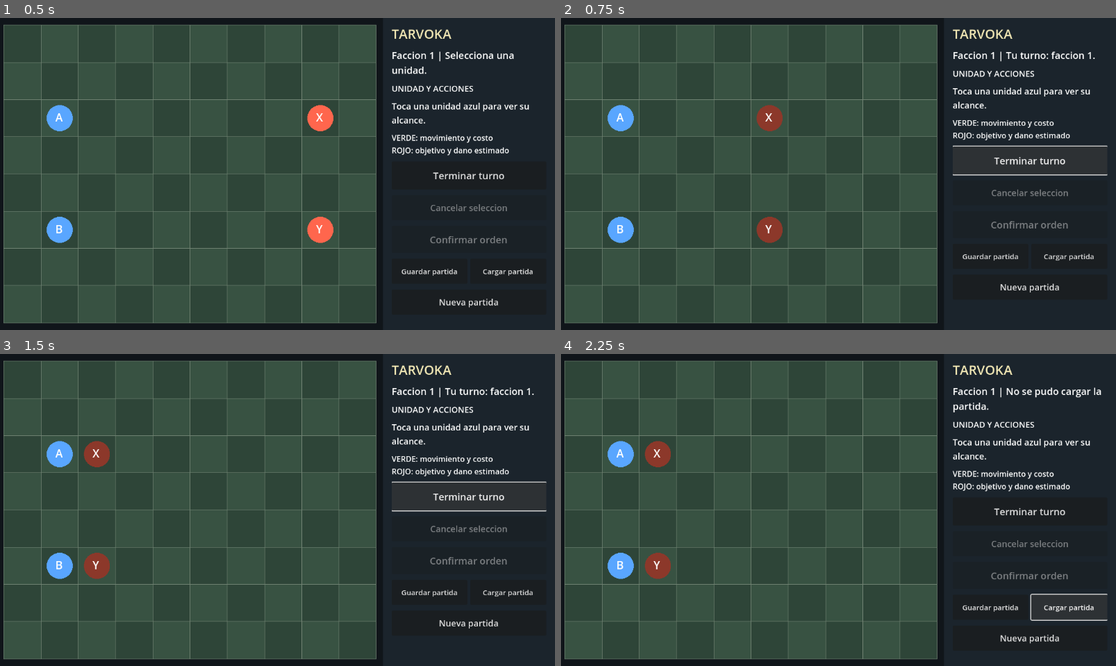
Above: before the commit, frames 1-4 (two rows, left to right).
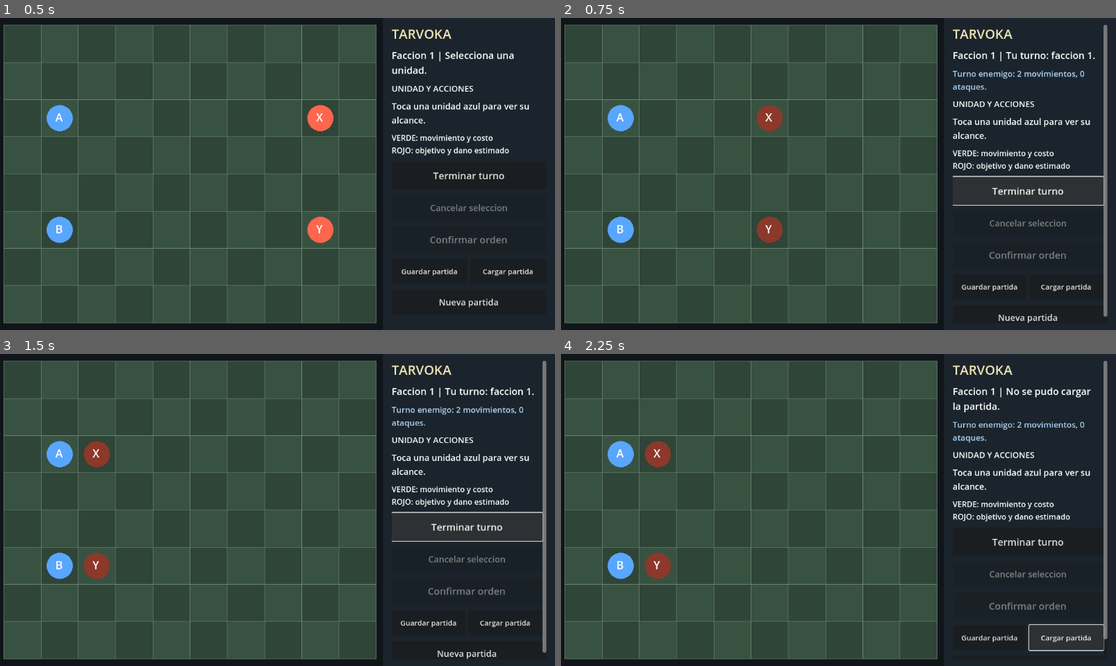
Above: after the commit, the same moments.

Repository: edwinrodri12/Tarvoka
Game: Godot game, scene res://scenes/Main.tscn
Two runs of this game, one before a commit and one after it. Both use one fixed random seed, a clock stepped at 60 frames per second and the inputs below.
Inputs:
- Up to frame 1 (0.5 s): no input
- Up to frame 2 (0.75 s): click "Terminar turno" at 0.5 s
- Up to frame 3 (1.5 s): click "Terminar turno" at 1.25 s
- Up to frame 4 (2.25 s): click "Cargar partida" at 2 s

Frame 1 is identical in both runs. In frame 2, 4.0% of the frame differs, in the area x 70-99%, y 2-98%; in frame 3, 4.0%; in frame 4, 4.0%.

Commit message:
feat(p0): show concise enemy turn movement and attack summary
Track actual enemy actions in last_enemy_turn_report, display compact results in responsive HUD, clear on restart/load. Does not alter AI choices or saved state. CI Godot 42888451864 success, Android export 42888451874 success.

Diff:
--- a/scripts/ui/Main.gd
+++ b/scripts/ui/Main.gd
@@ -6,6 +6,7 @@
 var status_label: Label
 var unit_label: Label
 var autosave_alert: Label
+var enemy_turn_label: Label
 var end_button: Button
 var cancel_button: Button
 var confirm_button: Button
@@ -82,6 +83,12 @@
     status_label.autowrap_mode = TextServer.AUTOWRAP_WORD_SMART
     status_label.add_theme_font_size_override("font_size", 20)
     panel.add_child(status_label)
+    enemy_turn_label = Label.new()
+    enemy_turn_label.visible = false
+    enemy_turn_label.autowrap_mode = TextServer.AUTOWRAP_WORD_SMART
+    enemy_turn_label.add_theme_font_size_override("font_size", 17)
+    enemy_turn_label.add_theme_color_override("font_color", Color(0.70, 0.84, 0.97))
+    panel.add_child(enemy_turn_label)
     autosave_alert = Label.new()
     autosave_alert.visible = false
     autosave_alert.autowrap_mode = TextServer.AUTOWRAP_WORD_SMART
@@ -206,6 +213,8 @@
     if board == null or status_label == null or unit_label == null:
         return
     unit_label.text = board.selected_unit_summary()
+    enemy_turn_label.text = board.last_enemy_turn_report
+    enemy_turn_label.visible = not board.last_enemy_turn_report.is_empty()
     autosave_alert.text = board.autosave_warning
     autosave_alert.visible = not board.autosave_warning.is_empty()
     var winner := int(board.state.get("winner", -1))
--- a/scripts/ui/TouchBoard.gd
+++ b/scripts/ui/TouchBoard.gd
@@ -16,6 +16,7 @@
 var require_order_confirmation := false # Main enables safer two-stage taps; legacy test boards remain immediate.
 var pending_order: Dictionary = {}
 var message := "Selecciona una unidad."
+var last_enemy_turn_report := ""
 var touch_origin := Vector2.ZERO
 var touch_active := false
 var touch_finger_index := -1
@@ -42,6 +43,7 @@
     selected_id = ""
     pending_order.clear()
     message = "Selecciona una unidad."
+    last_enemy_turn_report = ""
     _write_autosave(false)
     queue_redraw()
 
@@ -248,6 +250,7 @@
     state = result["state"]
     selected_id = ""
     pending_order.clear()
+    last_enemy_turn_report = ""
     message = "Turno de faccion " + str(state["faction"] + 1)
     if ai_enabled and int(state["faction"]) == 1:
         _play_ai_turn()
@@ -260,6 +263,8 @@
         return
     # Hard bound: each valid AI action consumes one unit's action.
     var max_actions: int = (state.get("units", []) as Array).size()
+    var movements := 0
+    var attacks := 0
     for i in range(max_actions):
         if int(state.get("winner", -1)) != -1:
             break
@@ -267,6 +272,14 @@
         if not result.get("valid", false):
             break
         state = result["state"]
+        match str(result.get("action", "")):
+            "move":
+                movements += 1
+            "attack":
+                attacks += 1
+    last_enemy_turn_report = "Turno enemigo: %d movimientos, %d ataques." % [movements, attacks]
+    if movements + attacks == 0:
+        last_enemy_turn_report = "Turno enemigo: sin acciones disponibles."
     if int(state.get("winner", -1)) != -1:
         message = "Victoria de faccion %d." % (int(state["winner"]) + 1)
         return
@@ -289,6 +302,7 @@
     state = restored
     selected_id = ""
     pending_order.clear()
+    last_enemy_turn_report = ""
     var loaded_winner := int(state.get("winner", -1))
     message = "Victoria de faccion %d." % (loaded_winner + 1) if loaded_winner != -1 else "Partida cargada."
     if bool(report["recovered"]):
@@ -310,6 +324,7 @@
     state = restored
     selected_id = ""
     pending_order.clear()
+    last_enemy_turn_report = ""
     message = "Se recupero una copia anterior de la partida." if bool(report["recovered"]) else "Partida recuperada automaticamente."
     if ai_enabled and int(state.get("faction", -1)) == 1 and int(state.get("winner", -1)) == -1:
         _play_ai_turn()
--- /dev/null
+++ b/tests/test_ai_turn_summary.gd
@@ -0,0 +1,48 @@
+extends SceneTree
+
+const Board = preload("res://scripts/ui/TouchBoard.gd")
+const Session = preload("res://scripts/core/BattleSession.gd")
+
+func _initialize() -> void:
+    call_deferred("_run")
+
+func _run() -> void:
+    var board = Board.new()
+    board.size = Vector2(800, 640)
+    root.add_child(board)
+    assert(board.last_enemy_turn_report.is_empty())
+    board.finish_turn()
+    assert(int(board.state["faction"]) == 0)
+    assert(board.last_enemy_turn_report.begins_with("Turno enemigo:"))
+    assert(board.last_enemy_turn_report.contains("movimientos"))
+    assert(board.last_enemy_turn_report.contains("ataques"))
+    var first_report: String = board.last_enemy_turn_report
+    assert(not first_report.is_empty())
+
+    # Restart clears a report from an unrelated prior battle.
+    board.new_game()
+    assert(board.last_enemy_turn_report.is_empty())
+
+    # A scenario where only the AI unit can attack yields one attack.
+    var units: Array = board.state["units"].duplicate(true)
+    units[0]["pos"] = Vector2i(2, 2)
+    units[1]["hp"] = 0
+    units[2]["pos"] = Vector2i(3, 2)
+    units[3]["hp"] = 0
+    board.state = Session.start(units, board.state["terrain"])
+    board.finish_turn()
+    assert(board.last_enemy_turn_report.contains("1 ataques"))
+    assert(int(board.state["faction"]) == 0 or int(board.state["winner"]) != -1)
+
+    # Loading a human turn cannot display a stale AI report.
+    var path := "user://tarvoka_ai_report_ci.json"
+    board.new_game()
+    assert(board.save_game(path))
+    board.last_enemy_turn_report = "should clear"
+    assert(board.load_game(path))
+    assert(board.last_enemy_turn_report.is_empty())
+    for suffix in ["", ".bak", ".tmp"]:
+        DirAccess.remove_absolute(ProjectSettings.globalize_path(path + suffix))
+    board.queue_free()
+    print("PASS AI turn summary: report movement/attack counts, restart and loading")
+    quit(0)
--- a/tests/test_responsive_ui.gd
+++ b/tests/test_responsive_ui.gd
@@ -60,6 +60,17 @@
     assert(not turn.disabled)
     assert(board.state["winner"] == -1)
 
+    # A completed AI turn should be summarized in the mobile tactical sidebar.
+    board.finish_turn()
+    screen._process(0.0)
+    var enemy_report: Label = screen.get("enemy_turn_label")
+    assert(enemy_report != null)
+    assert(enemy_report.visible)
+    assert(enemy_report.text.contains("Turno enemigo:"))
+    board.new_game()
+    screen._process(0.0)
+    assert(not enemy_report.visible)
+
     # Autosave must never fail silently. Simulate an invalid destination and
     # verify the status persists until a successful write clears it.
     var state_before_warning: Dictionary = board.state.duplicate(true)
